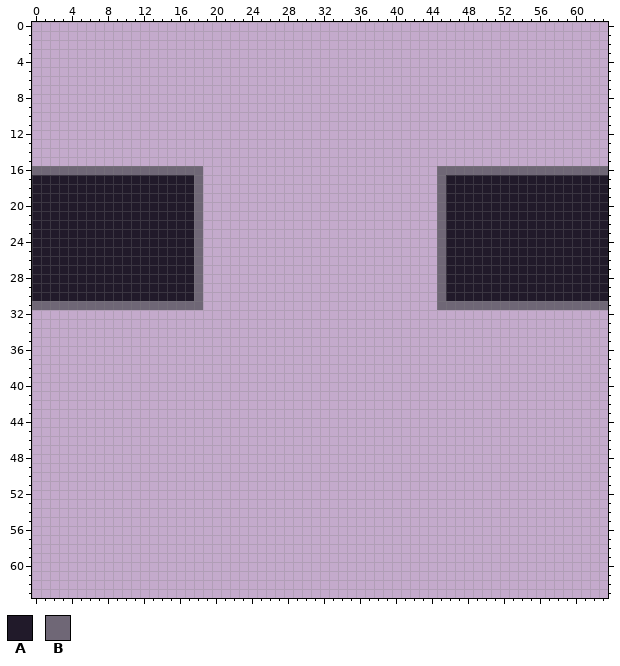
One commit to this pixel-art file: assets/dustership_door/dustership_door.aseprite. Above: the version before the commit.
64x64 pixels, 1 frame.
Palette (. is transparent): A #211a2a  B #6f6776
Pixels before (only the part around the change), first column x 0:
 8 ................................................................
 9 ................................................................
10 ................................................................
11 ................................................................
12 ................................................................
13 ................................................................
14 ................................................................
15 ................................................................
16 BBBBBBBBBBBBBBBBBBB..........................BBBBBBBBBBBBBBBBBBB
17 AAAAAAAAAAAAAAAAAAB..........................BAAAAAAAAAAAAAAAAAA
18 AAAAAAAAAAAAAAAAAAB..........................BAAAAAAAAAAAAAAAAAA
19 AAAAAAAAAAAAAAAAAAB..........................BAAAAAAAAAAAAAAAAAA
20 AAAAAAAAAAAAAAAAAAB..........................BAAAAAAAAAAAAAAAAAA
21 AAAAAAAAAAAAAAAAAAB..........................BAAAAAAAAAAAAAAAAAA
22 AAAAAAAAAAAAAAAAAAB..........................BAAAAAAAAAAAAAAAAAA
23 AAAAAAAAAAAAAAAAAAB..........................BAAAAAAAAAAAAAAAAAA
24 AAAAAAAAAAAAAAAAAAB..........................BAAAAAAAAAAAAAAAAAA
25 AAAAAAAAAAAAAAAAAAB..........................BAAAAAAAAAAAAAAAAAA
26 AAAAAAAAAAAAAAAAAAB..........................BAAAAAAAAAAAAAAAAAA
27 AAAAAAAAAAAAAAAAAAB..........................BAAAAAAAAAAAAAAAAAA
28 AAAAAAAAAAAAAAAAAAB..........................BAAAAAAAAAAAAAAAAAA
29 AAAAAAAAAAAAAAAAAAB..........................BAAAAAAAAAAAAAAAAAA
30 AAAAAAAAAAAAAAAAAAB..........................BAAAAAAAAAAAAAAAAAA
31 BBBBBBBBBBBBBBBBBBB..........................BBBBBBBBBBBBBBBBBBB
32 ................................................................
33 ................................................................
34 ................................................................
35 ................................................................
36 ................................................................
37 ................................................................
38 ................................................................
39 ................................................................
40 ................................................................
41 ................................................................
42 ................................................................
43 ................................................................
44 ................................................................
45 ................................................................
46 ................................................................
47 ................................................................
48 ................................................................
49 ................................................................
50 ................................................................
51 ................................................................
52 ................................................................
53 ................................................................
54 ................................................................
55 ................................................................
56 ................................................................
57 ................................................................
58 ................................................................
59 ................................................................
60 ................................................................
61 ................................................................
62 ................................................................
63 ................................................................
Now the later version:
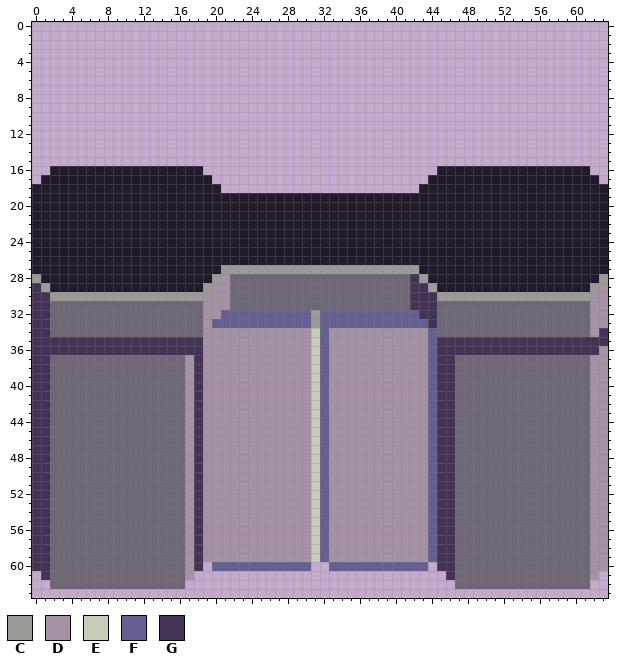
Colours new in this view: C #9a9a97  D #a593a5  E #c5ccb8  F #666092  G #433455
The exact change:
layer "Layer 4" added
layer "Layer 1" removed
y 16: x 0..18 BBBBBBBBBBBBBBBBBBB -> ..AAAAAAAAAAAAAAAAA; x 45..63 BBBBBBBBBBBBBBBBBBB -> AAAAAAAAAAAAAAAAA..
y 17: x 0 A -> .; x 18..19 B. -> AA; x 44..45 .B -> AA; x 63 A -> .
y 18: x 18..20 B.. -> AAA; x 43..45 ..B -> AAA
y 19..26: x 18..45 B..........................B -> AAAAAAAAAAAAAAAAAAAAAAAAAAAA
y 27: x 18..45 B..........................B -> AAACCCCCCCCCCCCCCCCCCCCCCAAA
y 28: x 0 A -> C; x 18..45 B..........................B -> AACDBBBBBBBBBBBBBBBBBBBBGCAA; x 63 A -> C
y 29: x 0..1 AA -> GC; x 18..45 B..........................B -> ACDDBBBBBBBBBBBBBBBBBBBBGGCA; x 62..63 AA -> CD
y 30: x 0..63 AAAAAAAAAAAAAAAAAAB..........................BAAAAAAAAAAAAAAAAAA -> GGCCCCCCCCCCCCCCCCCDDDBBBBBBBBBBBBBBBBBBBBGGGCCCCCCCCCCCCCCCCCDD
y 31: x 0..1 BB -> GG; x 19..44 .......................... -> DDDBBBBBBBBBBBBBBBBBBBBGGG; x 62..63 BB -> DD
y 32: x 0..63 ................................................................ -> GGBBBBBBBBBBBBBBBBBDDFFFFFFFFFFCFFFFFFFFFFFGGBBBBBBBBBBBBBBBBBDD
y 33: x 0..63 ................................................................ -> GGBBBBBBBBBBBBBBBBBDFFFFFFFFFFFCFFFFFFFFFFFFGBBBBBBBBBBBBBBBBBDD
y 34: x 0..63 ................................................................ -> GGBBBBBBBBBBBBBBBBBDDDDDDDDDDDDEFDDDDDDDDDDDFBBBBBBBBBBBBBBBBBDG
y 35: x 0..63 ................................................................ -> GGGGGGGGGGGGGGGGGGGDDDDDDDDDDDDEFDDDDDDDDDDDFGGGGGGGGGGGGGGGGGGG
y 36: x 0..63 ................................................................ -> GGGGGGGGGGGGGGGGGGGDDDDDDDDDDDDEFDDDDDDDDDDDFGGGGGGGGGGGGGGGGGGD
y 37..59: x 0..63 ................................................................ -> GGBBBBBBBBBBBBBBBDGDDDDDDDDDDDDEFDDDDDDDDDDDFGGBBBBBBBBBBBBBBBDD
y 60: x 0..18 ................... -> GGBBBBBBBBBBBBBBBDG; x 20..30 ........... -> FFFFFFFFFFF; x 33..43 ........... -> FFFFFFFFFFF; x 45..63 ................... -> GGBBBBBBBBBBBBBBBDD
y 61: x 1..17 ................. -> GBBBBBBBBBBBBBBBD; x 46..62 ................. -> GBBBBBBBBBBBBBBBD
y 62: x 2..16 ............... -> BBBBBBBBBBBBBBB; x 47..61 ............... -> BBBBBBBBBBBBBBB
Changed places in both pictures, as pixel boxes (x1, y1, x2, y2):
changed: (32, 166, 608, 589)
